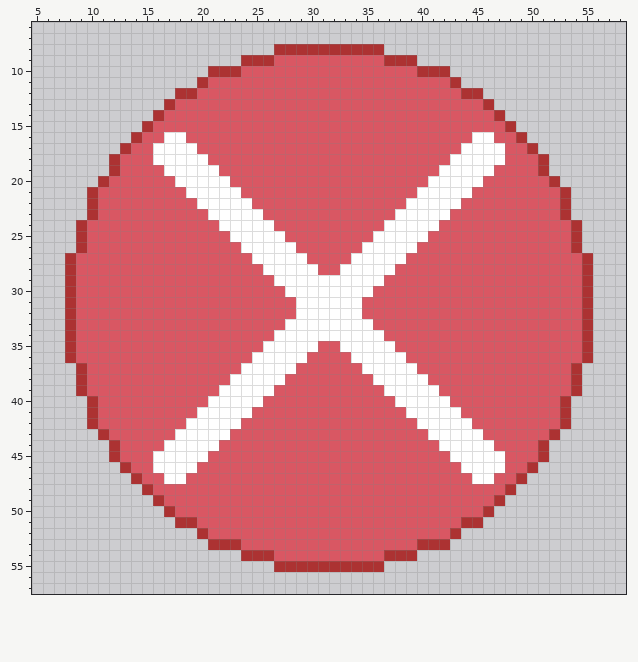
Pixel-art file, stored at resources/image/button/close/idle.ase. The picture above was drawn from the file before the commit.
64x64 pixels, 1 frame. Shown: x 5..58, y 6..57.
After the commit:
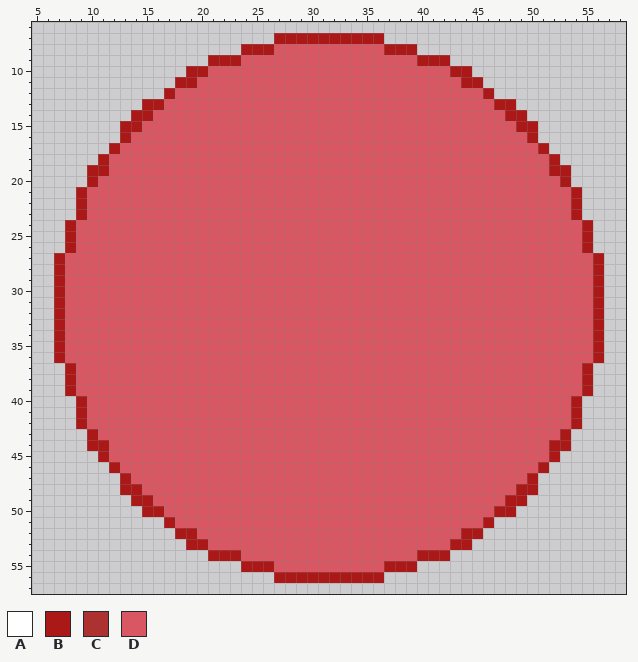
Palette (. is transparent): A #ffffff  B #ab1818  C #ac3232  D #d95763
Changes in this commit:
layer "Layer 3" now hidden
Changed rows in their new state; - is an unchanged pixel.
first column x 7:
 7 --------------------BBBBBBBBBB--------------------
 8 -----------------BBBDDDDDDDDDDBBB-----------------
 9 --------------BBBDDD----------DDDBBB--------------
10 ------------BBDDD----------------DDDBB------------
11 -----------BBD----------------------DBB-----------
12 ----------BDD------------------------DDB----------
13 --------BBD----------------------------DBB--------
14 -------BBD------------------------------DBB-------
15 ------BBD--------------------------------DBB------
16 ------BD--DD--------------------------DD--DB------
17 -----BD--DDDD------------------------DDDD--DB-----
18 ----BD---DDDDD----------------------DDDDD---DB----
19 ---BBD----DDDDD--------------------DDDDD----DBB---
20 ---BD------DDDDD------------------DDDDD------DB---
21 --BD--------DDDDD----------------DDDDD--------DB--
22 --BD---------DDDDD--------------DDDDD---------DB--
23 --BD----------DDDDD------------DDDDD----------DB--
24 -BD------------DDDDD----------DDDDD------------DB-
25 -BD-------------DDDDD--------DDDDD-------------DB-
26 -BD--------------DDDDD------DDDDD--------------DB-
27 BD----------------DDDDD----DDDDD----------------DB
28 BD-----------------DDDDD--DDDDD-----------------DB
29 BD------------------DDDDDDDDDD------------------DB
30 BD-------------------DDDDDDDD-------------------DB
31 BD--------------------DDDDDD--------------------DB
32 BD--------------------DDDDDD--------------------DB
33 BD-------------------DDDDDDDD-------------------DB
34 BD------------------DDDDDDDDDD------------------DB
35 BD-----------------DDDDD--DDDDD-----------------DB
36 BD----------------DDDDD----DDDDD----------------DB
37 -BD--------------DDDDD------DDDDD--------------DB-
38 -BD-------------DDDDD--------DDDDD-------------DB-
39 -BD------------DDDDD----------DDDDD------------DB-
40 --BD----------DDDDD------------DDDDD----------DB--
41 --BD---------DDDDD--------------DDDDD---------DB--
42 --BD--------DDDDD----------------DDDDD--------DB--
43 ---BD------DDDDD------------------DDDDD------DB---
44 ---BBD----DDDDD--------------------DDDDD----DBB---
45 ----BD---DDDDD----------------------DDDDD---DB----
46 -----BD--DDDD------------------------DDDD--DB-----
47 ------BD--DD--------------------------DD--DB------
48 ------BBD--------------------------------DBB------
49 -------BBD------------------------------DBB-------
50 --------BBD----------------------------DBB--------
51 ----------BDD------------------------DDB----------
52 -----------BBD----------------------DBB-----------
53 ------------BBDDD----------------DDDBB------------
54 --------------BBBDDD----------DDDBBB--------------
55 -----------------BBBDDDDDDDDDDBBB-----------------
56 --------------------BBBBBBBBBB--------------------
